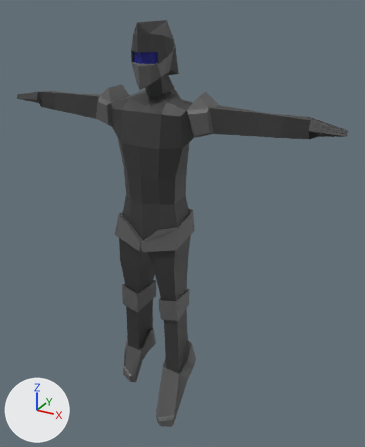
One commit to the glTF model glb_imports/MobileGunnerH.glb: the scene before it, then after it.
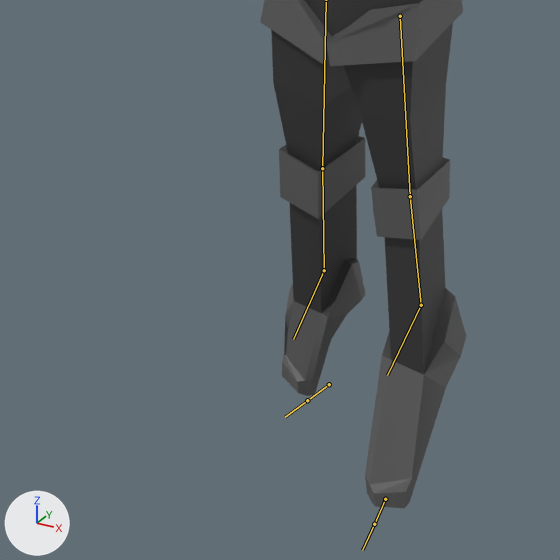
Each version is shown whole from a 50 mm camera at (12.8, -20.6, 18.9) aimed at (1.2, 0.6, 8.3), then close up on the part from 3% to 64% of the width and 51% to 100% of the height. Arrows for +X, +Y and +Z are at lower left; the lights stay in place. Both versions are drawn at frame 9 of the action 'Action.001'; the numbers are the values there. The bones that bend it are drawn over the model as lines in the close-ups.

In view in the first close-up: 'BaseBody.005'.
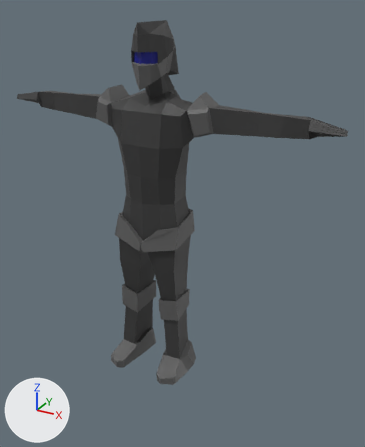
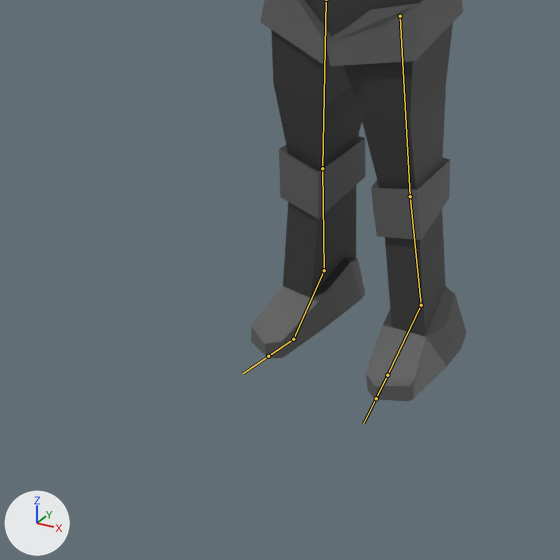
What the commit changed:
Bone 'mixamorig:LeftToeBase' (bone_mixamorig_lefttoebase) moves from (-1.12, -0.25, -3.74) to (0.0, 0.0, 0.0).
Bone 'mixamorig:RightToeBase' (bone_mixamorig_righttoebase) moves from (2.07, -1.99, -2.62) to (0.0, 0.0, 0.0).

Boxes [x1, y1, x2, y2] around the edits, measured in the close-ups (560 x 560 px):
'BaseBody.005', posed: before [260, 0, 466, 508]; after [251, 0, 466, 401]
bone 'mixamorig:LeftToeBase', root to tip: before (385, 499) to (374, 524); after (387, 375) to (376, 398)
bone 'mixamorig:RightToeBase', root to tip: before (329, 384) to (307, 400); after (293, 339) to (268, 356)
